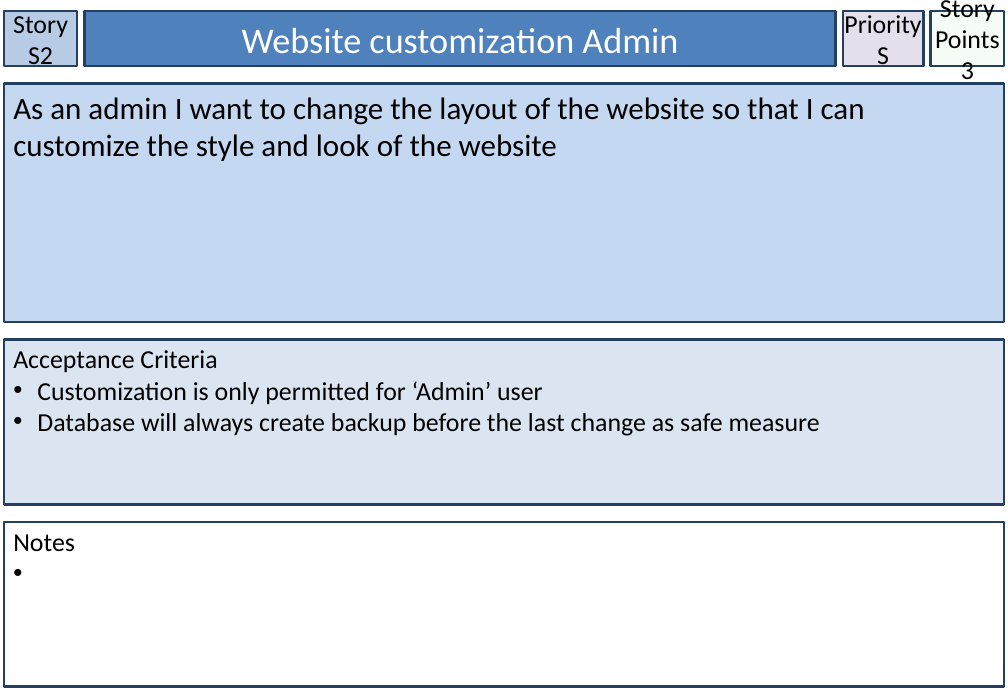
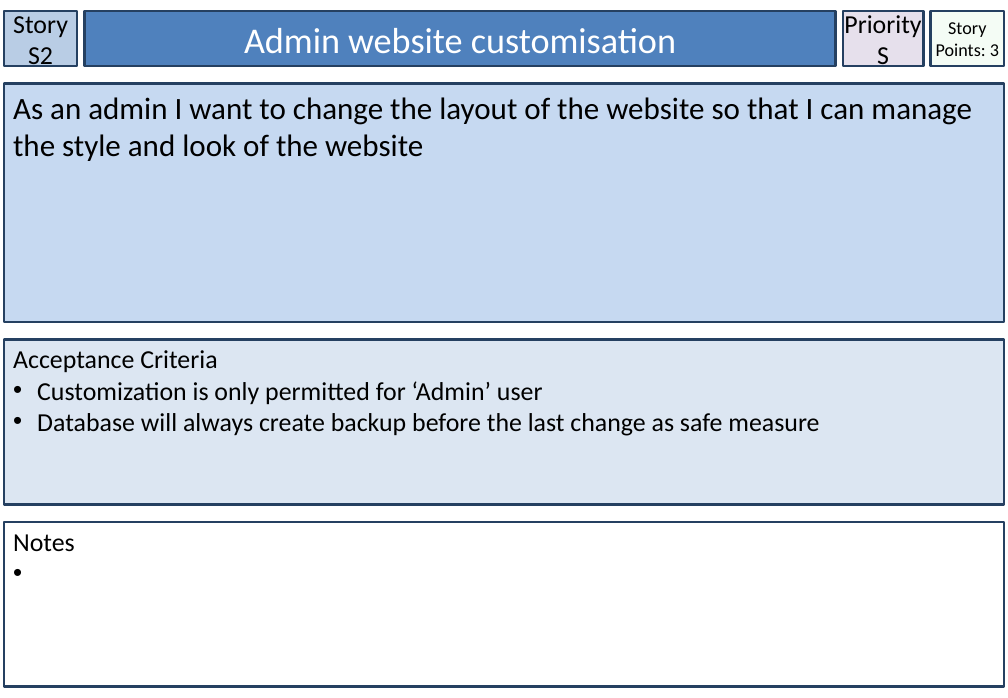
Before and after one commit to lufee84/GROUP-44, a slide deck: slide 3 of Adrian - STORY CARD.pptx. Drawn at 1008x698 pixels with LibreOffice and Linux fonts; fonts in the diff are those of the drawing. Boxes give left, top, right and bottom in pixels: in the first picture for what was removed or moved away, otherwise in the second. Text is boxed around its words. In the diff, an @@ line names an element or a change of style, - is before the commit and + after.

```diff
--- a/Adrian - STORY CARD.pptx
+++ b/Adrian - STORY CARD.pptx
@@ rectangle "Admin website customisation" at [85,11,836,66]: outline #244061 2 pt to #254061 2 pt @@
@@ text in rectangle at [244,28,676,54]: text changed @@
-Website customization Admin
+Admin website customisation
@@ rectangle "Story Points: 3" at [931,11,1004,66]: outline #244061 2 pt to #254061 2 pt @@
@@ text in rectangle at [936,22,999,56]: text changed; size 20 to 14 pt @@
-Story Points
-3
+Story Points: 3
@@ rectangle "As an admin I want ..." at [4,84,1004,322]: fill #C5D8F1 to #C6D9F1; outline #244061 2 pt to #254061 2 pt @@
@@ text in rectangle at [13,97,972,161]: text changed @@
-As an admin I want to change the layout of the website so that I can customize the style and look of the website
+As an admin I want to change the layout of the website so that I can manage the style and look of the website
```
Also in this commit, not shown: 57 other slides changed, 9 slides added, 4 slides removed, 5 other files.
